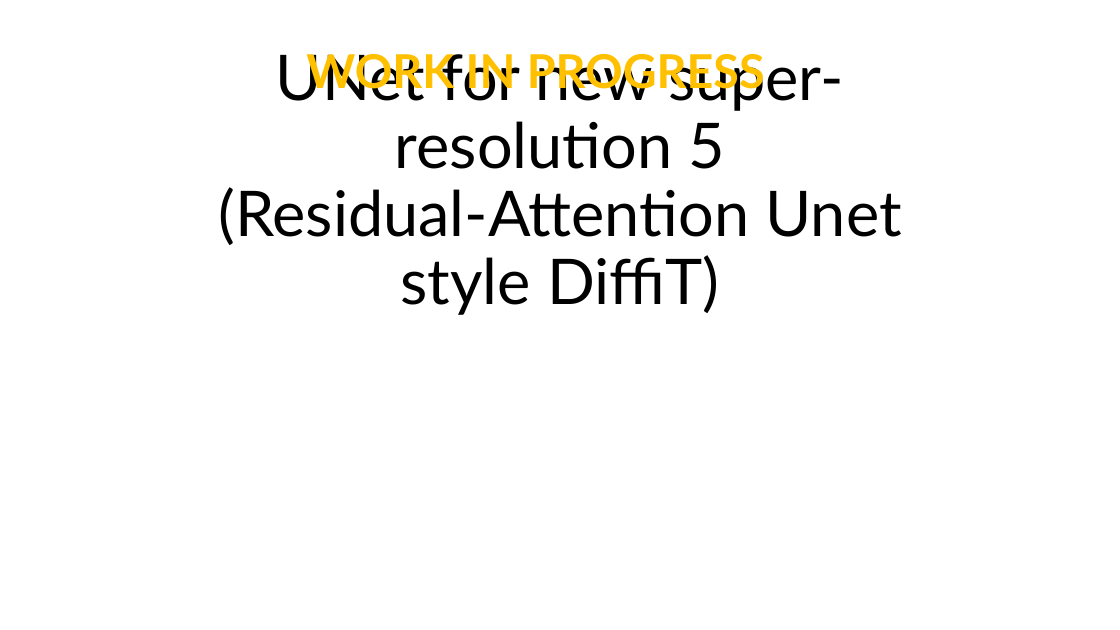
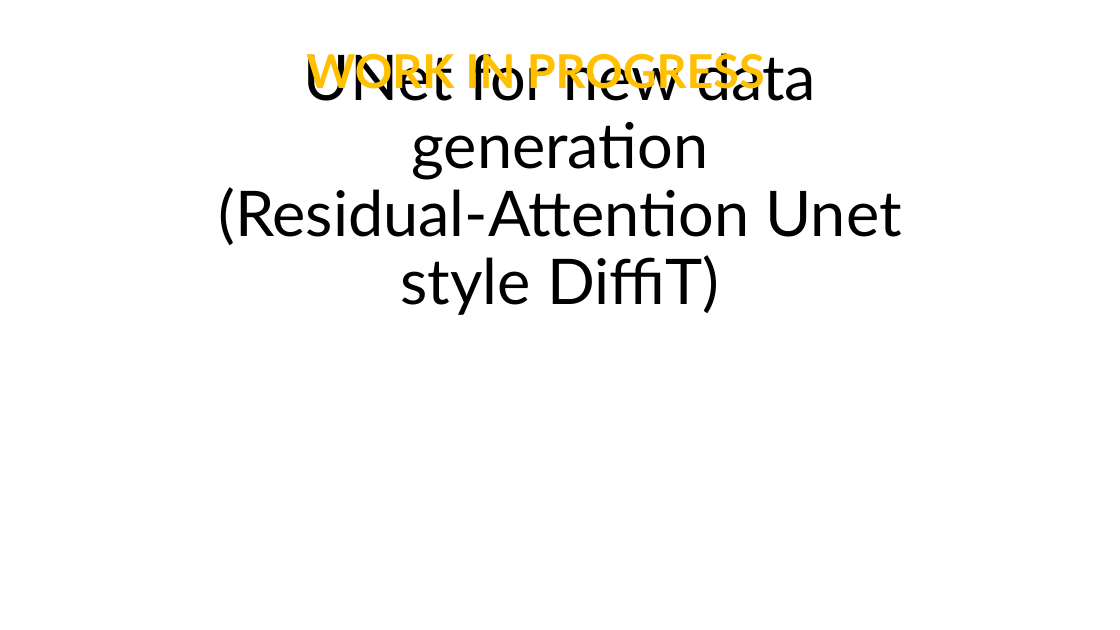
Before and after one commit to AdrianoEttari/DiffusionRemoteSensing, a slide deck: slide 17 of models_representation.pptx. Drawn at 1120x630 pixels with LibreOffice and Linux fonts; fonts in the diff are those of the drawing. Boxes give left, top, right and bottom in pixels: in the first picture for what was removed or moved away, otherwise in the second. Text is boxed around its words. In the diff, an @@ line names an element or a change of style, - is before the commit and + after.

Commit message:
Added DiffiT for Image generation

```diff
--- a/models_representation.pptx
+++ b/models_representation.pptx
@@ title at <box>218,53,902,315</box>: text changed @@
-UNet for new super-resolution 5
-(Residual-Attention Unet style DiffiT)
+UNet for new data generation
+(Residual-Attention Unet style DiffiT)
```
Also in this commit, not shown: 1 other slide changed, 3 slides added, 1 slide removed.
